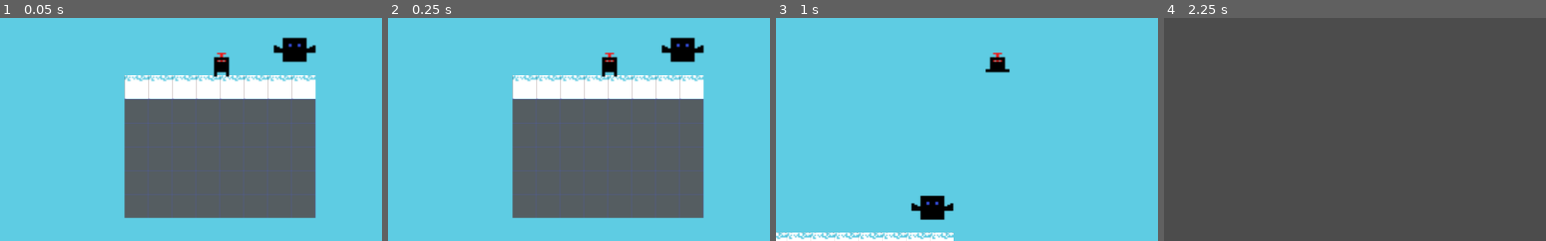
Above: before the commit, frames 1-4 (left to right).
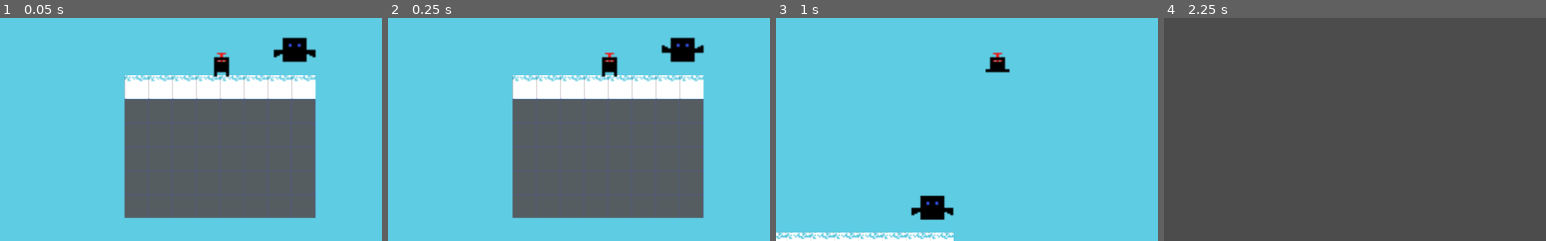
Above: after the commit, the same moments.

Repository: tompasini/Born4Lazers
Game: Godot game, scene res://Worlds/Blue World/BlueLevel1.tscn
The game is run twice, just before and just after one commit, with the same random seed, the same clock (stepped at 60 frames per second) and the same inputs. This scene is started directly instead of the project's main scene.
Inputs (mouse positions are % of the whole screen's width and height, from its top left):
- Up to frame 1 (0.05 s): no input
- Up to frame 2 (0.25 s): no input
- Up to frame 3 (1 s): move the mouse to (72, 45) at 0.52 s; hold D (right) from 0.53 s (still down); hold Shift (run) from 0.53 s (still down); tap Space (jump) at 0.77 s
- Up to frame 4 (2.25 s): tap Space (jump) at 1.07, 1.52, 1.82 s; move the mouse to (30, 55) at 1.27 s; release Shift (run) at 1.28 s; click (30, 55) at 1.35 s; move the mouse to (60, 28) at 2.02 s; release D (right) at 2.03 s; hold A (left) from 2.03 s (still down); hold Shift (run) from 2.03 s (still down)
The pictures show only the part of the screen within x 21-71%, y 40-90%; the shares and areas given below are measured in that part.

The runs differ from the first frame. In frame 1, 0.2% of the frame differs, in the area x 71-83%, y 11-18%; in frame 2, nothing differs; in frame 3, 0.2%; in frame 4, nothing differs.

Commit message:
blue bat can be hit and die now

Diff:
--- a/Enemies/BlueBat.tscn
+++ b/Enemies/BlueBat.tscn
@@ -1,13 +1,25 @@
-[gd_scene load_steps=6 format=2]
+[gd_scene load_steps=8 format=2]
 
 [ext_resource path="res://Assets/Enemies/Bats/Blue Bat.png" type="Texture" id=1]
 [ext_resource path="res://Scripts/BlueBat.gd" type="Script" id=2]
+[ext_resource path="res://Assets/Enemies/Bats/Blue Bat Flap.png" type="Texture" id=3]
+[ext_resource path="res://Assets/Enemies/Bats/Blue Bat Hit-export.png" type="Texture" id=4]
 
 [sub_resource type="SpriteFrames" id=1]
 animations = [ {
 "frames": [ ExtResource( 1 ) ],
 "loop": true,
 "name": "default",
+"speed": 5.0
+}, {
+"frames": [ ExtResource( 1 ), ExtResource( 3 ) ],
+"loop": true,
+"name": "flap",
+"speed": 5.0
+}, {
+"frames": [ ExtResource( 4 ), ExtResource( 1 ), ExtResource( 4 ), ExtResource( 1 ) ],
+"loop": true,
+"name": "hit",
 "speed": 5.0
 } ]
 
@@ -25,6 +37,9 @@
 
 [node name="AnimatedSprite" type="AnimatedSprite" parent="."]
 frames = SubResource( 1 )
+animation = "flap"
+frame = 1
+playing = true
 
 [node name="CollisionShape2D" type="CollisionShape2D" parent="."]
 visible = false
@@ -37,4 +52,8 @@
 [node name="CollisionShape2D" type="CollisionShape2D" parent="Area2D"]
 shape = SubResource( 3 )
 
+[node name="HitTimer" type="Timer" parent="."]
+one_shot = true
+
 [connection signal="body_shape_entered" from="Area2D" to="." method="_on_Area2D_body_shape_entered"]
+[connection signal="timeout" from="HitTimer" to="." method="_on_HitTimer_timeout"]
--- a/Scripts/BlueBat.gd
+++ b/Scripts/BlueBat.gd
@@ -1,6 +1,22 @@
 extends RigidBody2D
 
-var life = 15
+var life = 45
 
 func _on_Area2D_body_shape_entered(body_rid, body, body_shape_index, local_shape_index):
-	print('we hit body shape entered')
+	if(body.name == 'Laser'):
+		if(life):
+			$AnimatedSprite.play('hit')
+			body.queue_free()
+			life -= GlobalVariables.laser_damage
+			$HitTimer.start()
+		if(!life):
+			remove_collisions()
+			queue_free()
+
+func remove_collisions():
+	set_collision_mask_bit(1, false)
+	$Area2D.set_collision_mask_bit(5, false)
+	$Area2D.set_collision_layer_bit(8, false)
+
+func _on_HitTimer_timeout():
+	$AnimatedSprite.play("flap")
